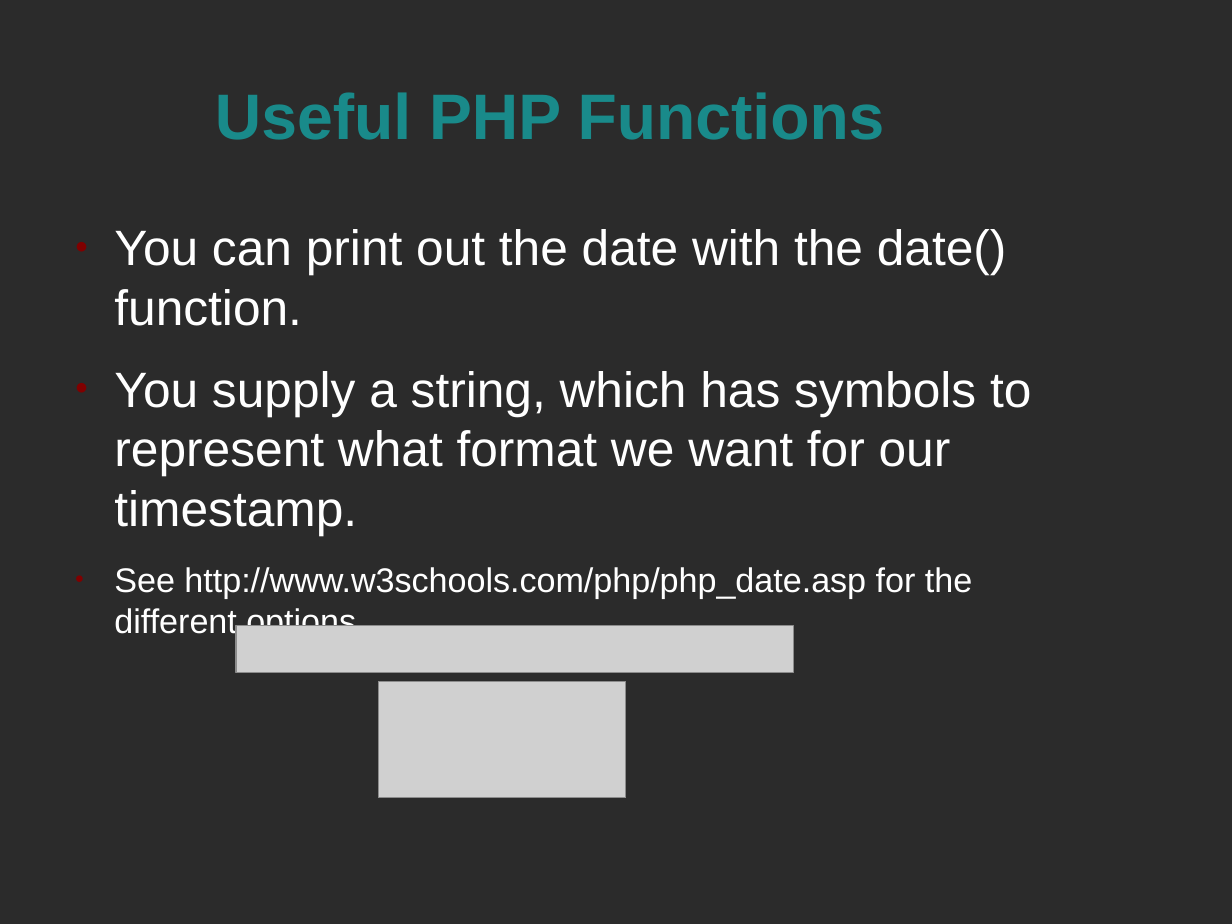
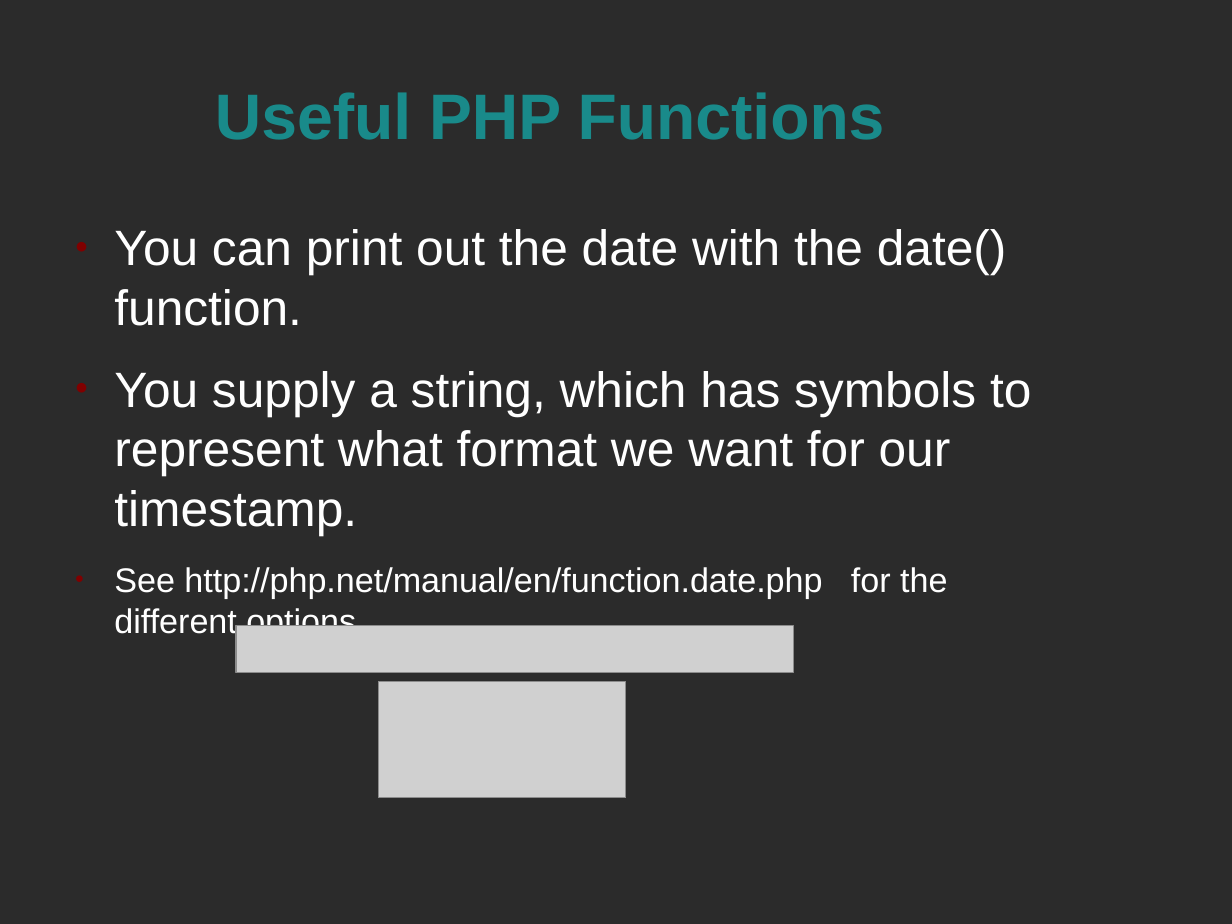
Before and after one commit to spellbindguy/Web-Development, a slide deck: slide 40 of Lectures/05 PHP/PHP Language Intro WIP.odp. Drawn at 1232x924 pixels with LibreOffice and Linux fonts; fonts in the diff are those of the drawing; grey boxes stand for pictures; background and template pictures are left out; a plain dark background stands for a picture behind light text. Boxes give left, top, right and bottom in pixels: in the first picture for what was removed or moved away, otherwise in the second. Text is boxed around its words. In the diff, an @@ line names an element or a change of style, - is before the commit and + after.

Commit message:
PHP Lectures update

```diff
--- a/Lectures/05 PHP/PHP Language Intro WIP.odp
+++ b/Lectures/05 PHP/PHP Language Intro WIP.odp
@@ text at bbox=[114, 567, 947, 640]: text changed @@
-● See http://www.w3schools.com/php/php_date.asp for the different options.
+● See http://php.net/manual/en/function.date.php for the different options.
```
Also in this commit, not shown: 3 other files.
